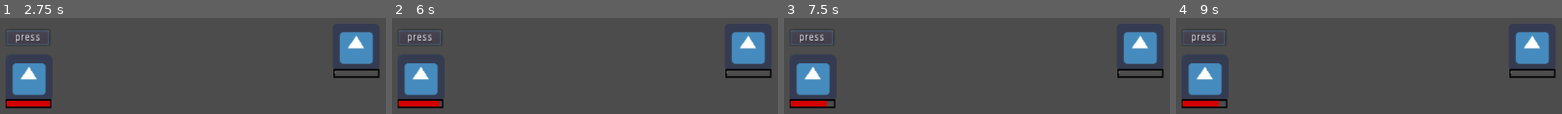
Above: before the commit, frames 1-4 (left to right).
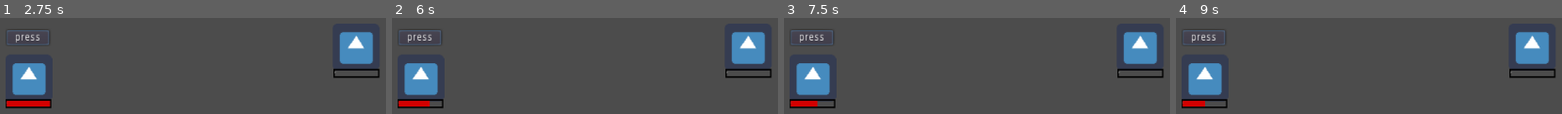
Above: after the commit, the same moments.

Repository: h19mili/TBRPG
Game: Godot game, scene res://test.tscn
Same seed, same stepped clock (60 frames per second), same inputs: the game is played once before the commit and once after it. The engine's default icon, where the game draws it, is replaced by a stand-in: a white triangle on a blue panel in a dark square.
Inputs:
- Up to frame 1 (2.75 s): click "press" at 0.5 s; tap Enter (ui_accept) at 1.25, 1.52, 2, 2.27 s; hold Right (ui_right) 1.28-2.03 s; tap Q (Attack) at 1.35, 2.3 s; tap E (Mattack) at 1.55, 2.1 s
- Up to frame 2 (6 s): tap Enter (ui_accept) at 2.75, 3.5, 3.77, 4.25, 4.52, 5, 5.27 s; hold Right (ui_right) 2.78-3.53 s; tap Q (Attack) at 2.85, 3.8, 4.35, 5.3, 5.85 s; tap E (Mattack) at 3.05, 3.6, 4.55, 5.1 s; hold Up (ui_up) 3.53-4.28 s
- Up to frame 3 (7.5 s): tap E (Mattack) at 6.05, 6.6 s; hold Right (ui_right) 6.53-7.28 s; tap Enter (ui_accept) at 6.77 s; tap Q (Attack) at 6.8, 7.35 s; hold Up (ui_up) from 7.28 s (still down)
- Up to frame 4 (9 s): tap Enter (ui_accept) at 7.52, 8.27 s; tap E (Mattack) at 7.55, 8.1 s; release Up (ui_up) at 8.03 s; hold Right (ui_right) 8.03-8.78 s; tap Q (Attack) at 8.3, 8.85 s

Frame 1 is identical in both runs. In frame 2, 0.2% of the frame differs, in the area x 9-13%, y 86-93%; in frame 3, 0.2%; in frame 4, 0.2%, in the area x 7-12%, y 86-93%.

Commit message:
9th puch

Diff:
--- a/M-Action.gd
+++ b/M-Action.gd
@@ -12,18 +12,16 @@
 	pass
 
 func _process(delta):
+	#MAttack_action()
 	timer += delta
-	if timer >= 1.0:
-		timer = 0.0
-		old_value = timer + 1.0
-		new_value  =  old_value + 1
-		#self.set_value(self.get_value() - 1)
+	if timer >= 3.0:
+		print("attack")
+		timer = 0
 		MAttack_action()
-		print(new_value)
 	pass
 
 func MAttack_action():
-	if Input.is_action_just_pressed("Mattack"):# = E
+	#if Input.is_action_just_pressed("Mattack"):# = E
 		print("attack")
 		get_node("/root/Node2D/TurnQ/Monster").emit_signal("completed")
 		get_node("/root/Node2D/TurnQ/Monster").emit_signal("Mdmg")
